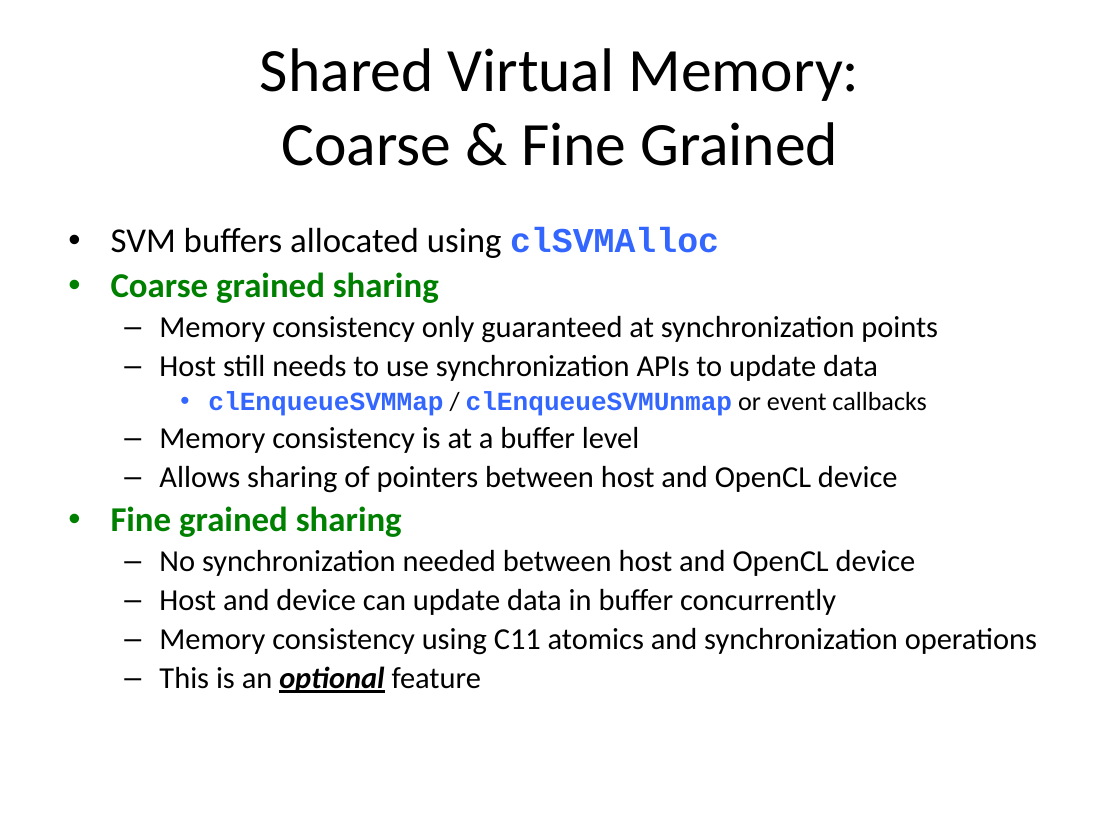
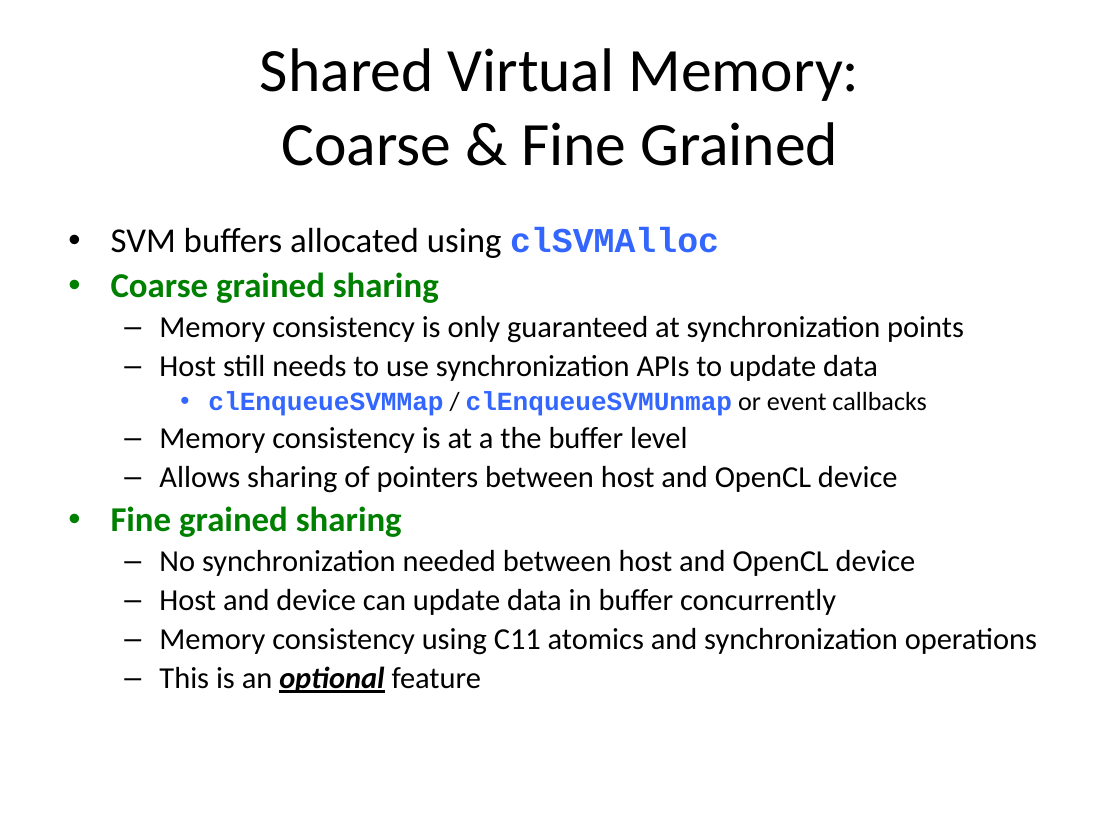
Before and after one commit to UoB-HPC/opencl-training-code, a slide deck: slide 31 of slides/advanced_part1.pptx. Drawn at 1120x840 pixels with LibreOffice and Linux fonts; fonts in the diff are those of the drawing. Boxes give left, top, right and bottom in pixels: in the first picture for what was removed or moved away, otherwise in the second. Text is boxed around its words. In the diff, an @@ line names an element or a change of style, - is before the commit and + after.

Commit message:
Part 1 updates
Minor wording improvements across several slides.

```diff
--- a/slides/advanced_part1.pptx
+++ b/slides/advanced_part1.pptx
@@ text at [159,316,964,343]: text changed @@
-  – Memory consistency only guaranteed at synchronization points
+  – Memory consistency is only guaranteed at synchronization points
@@ text at [159,427,687,453]: text changed @@
-  – Memory consistency is at a buffer level
+  – Memory consistency is at a the buffer level
```
Also in this commit, not shown: 12 other slides changed.
